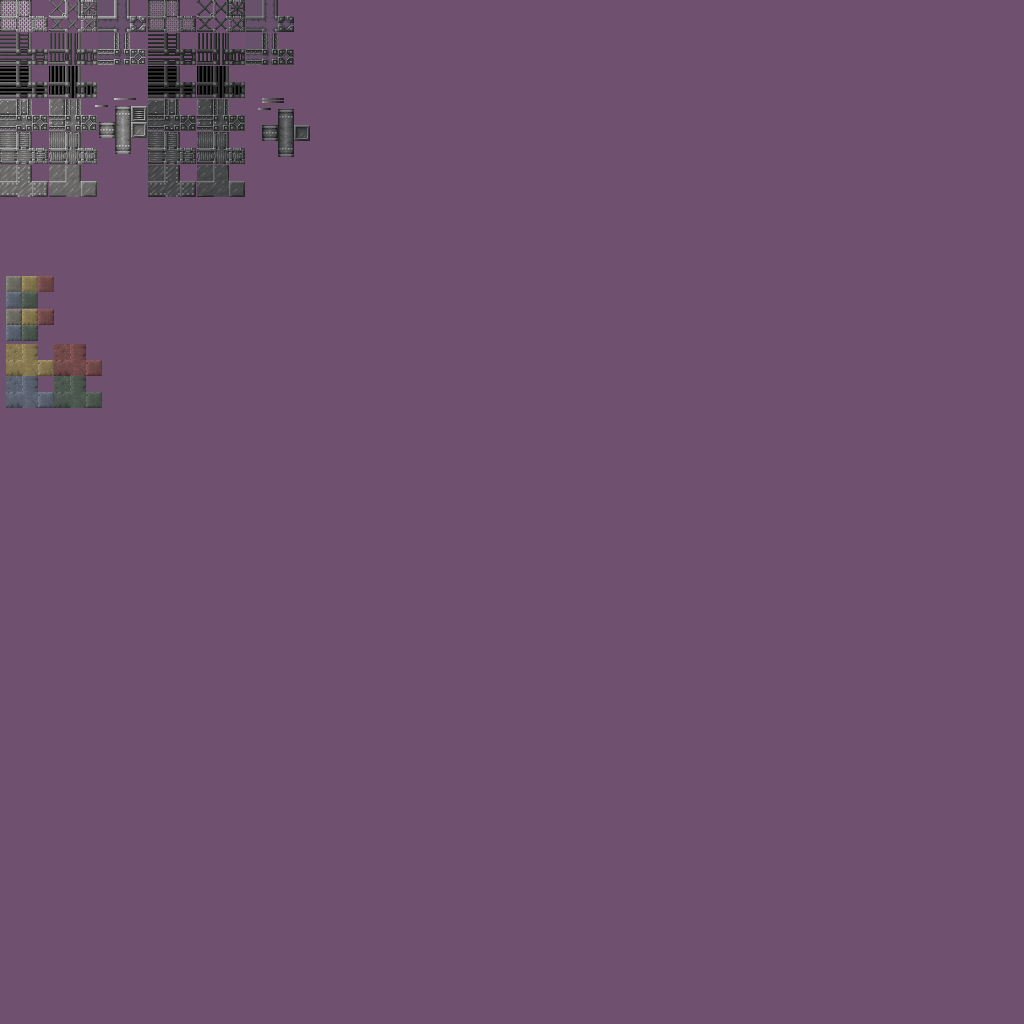
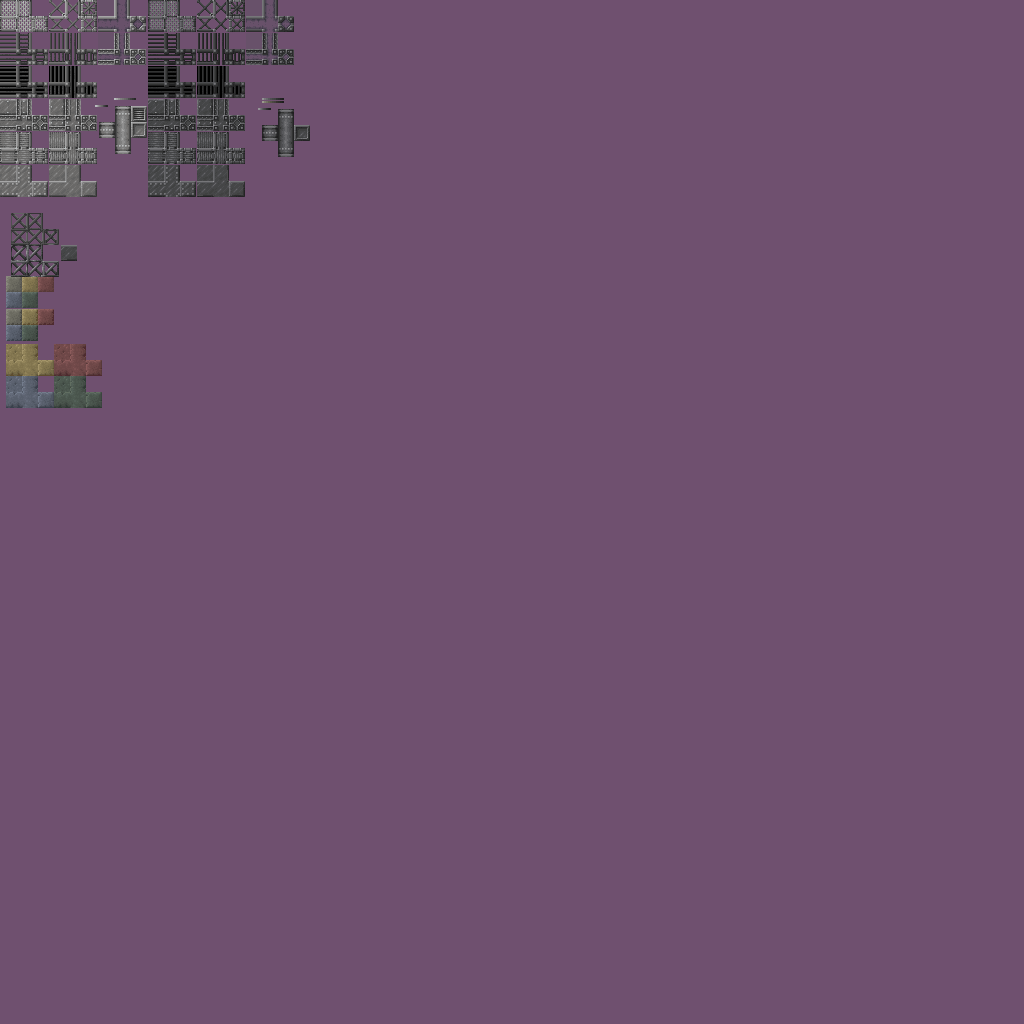
Revision of a layered 1024×1024 image; what changed, layer by layer:
added group "Group 2" with 3 layers above "Background" over (11, 213, 77, 277)
added layer "Background" (1st of 5, in "Group 2") in group "Group 2" over (11, 213, 77, 277)
added layer "Background" (2nd of 5, in "Group 2") in group "Group 2" over (11, 213, 77, 277)
added layer "Background" (3rd of 5, in "Group 2") in group "Group 2" over (11, 213, 75, 277)
added layer "Background" (4th of 5) above "New Rough Rockrete Merged" over (11, 213, 77, 277)
painted on "Green Rough Rockrete" over (11, 213, 77, 277)
painted on "Blue Rough Rockrete" over (11, 213, 77, 277)
painted on "Red Rough Rockrete" over (11, 213, 77, 277)
painted on "Yellow Rough Rockrete" over (11, 213, 77, 277)
painted on "Gray Original Palette" (2nd of 5, in "Black VP") over (11, 213, 77, 277)
painted on "Gray Original Palette" (3rd of 5, in "Gray VP") over (11, 213, 77, 277)
painted on "Gray Original Palette" (4th of 5, in "Gray VP") over (11, 213, 77, 277)
painted on "Gray Original" (2nd of 3, in "Gray VP") over (11, 213, 77, 277)
painted on "Background" (5th of 5) over (11, 213, 77, 277)
